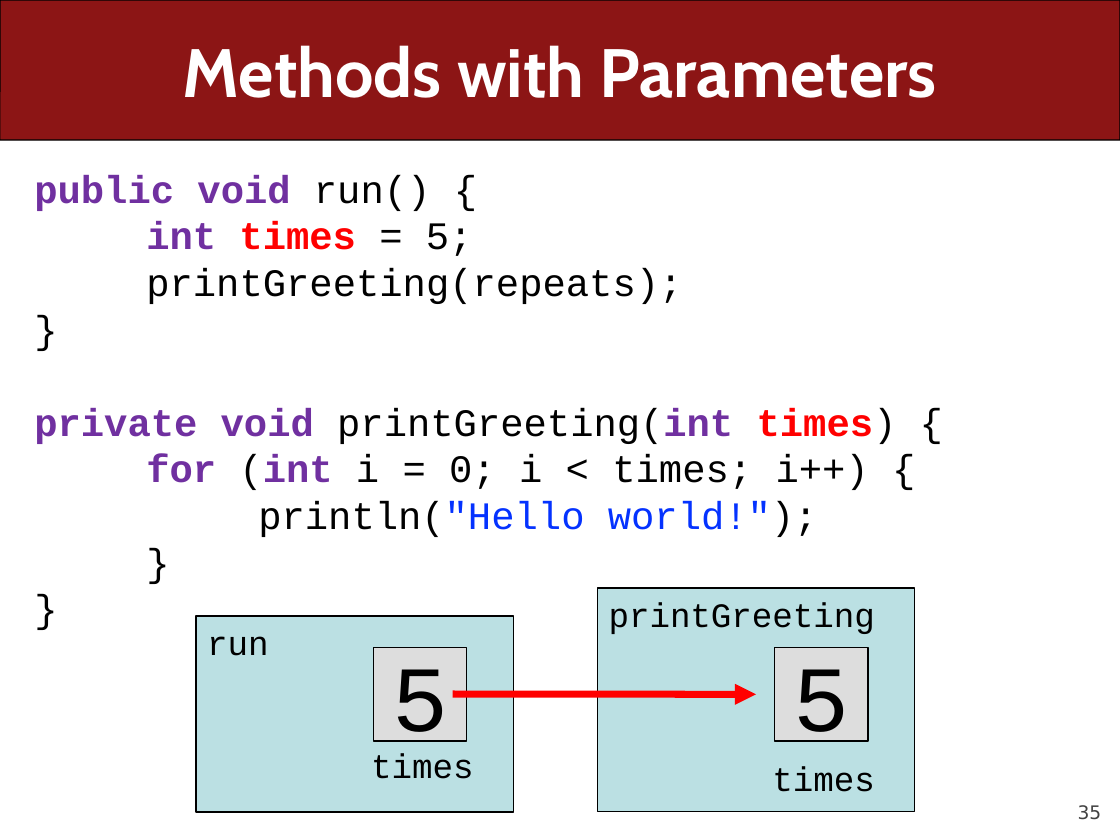
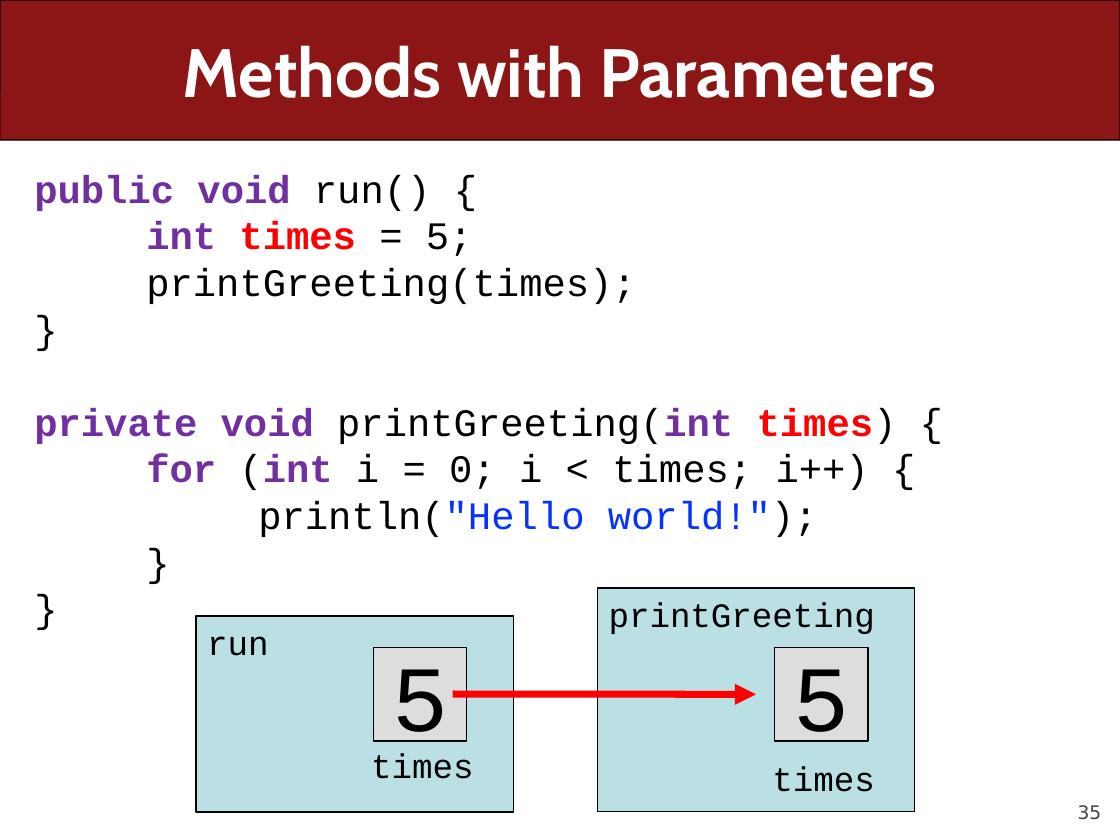
Before and after one commit to ckincaid17/cs106a-summer-2018, a slide deck: slide 35 of WWW/lectures/Lecture7/Lecture7.pptx. Drawn at 1120x840 pixels with LibreOffice and Linux fonts; fonts in the diff are those of the drawing. Boxes give left, top, right and bottom in pixels: in the first picture for what was removed or moved away, otherwise in the second. Text is boxed around its words. In the diff, an @@ line names an element or a change of style, - is before the commit and + after.

```diff
--- a/WWW/lectures/Lecture7/Lecture7.pptx
+++ b/WWW/lectures/Lecture7/Lecture7.pptx
@@ text at (146, 268, 636, 304): text changed @@
-printGreeting(repeats);
+printGreeting(times);
```
Also in this commit, not shown: 11 other slides changed, 40 slides removed, 2 other files.
